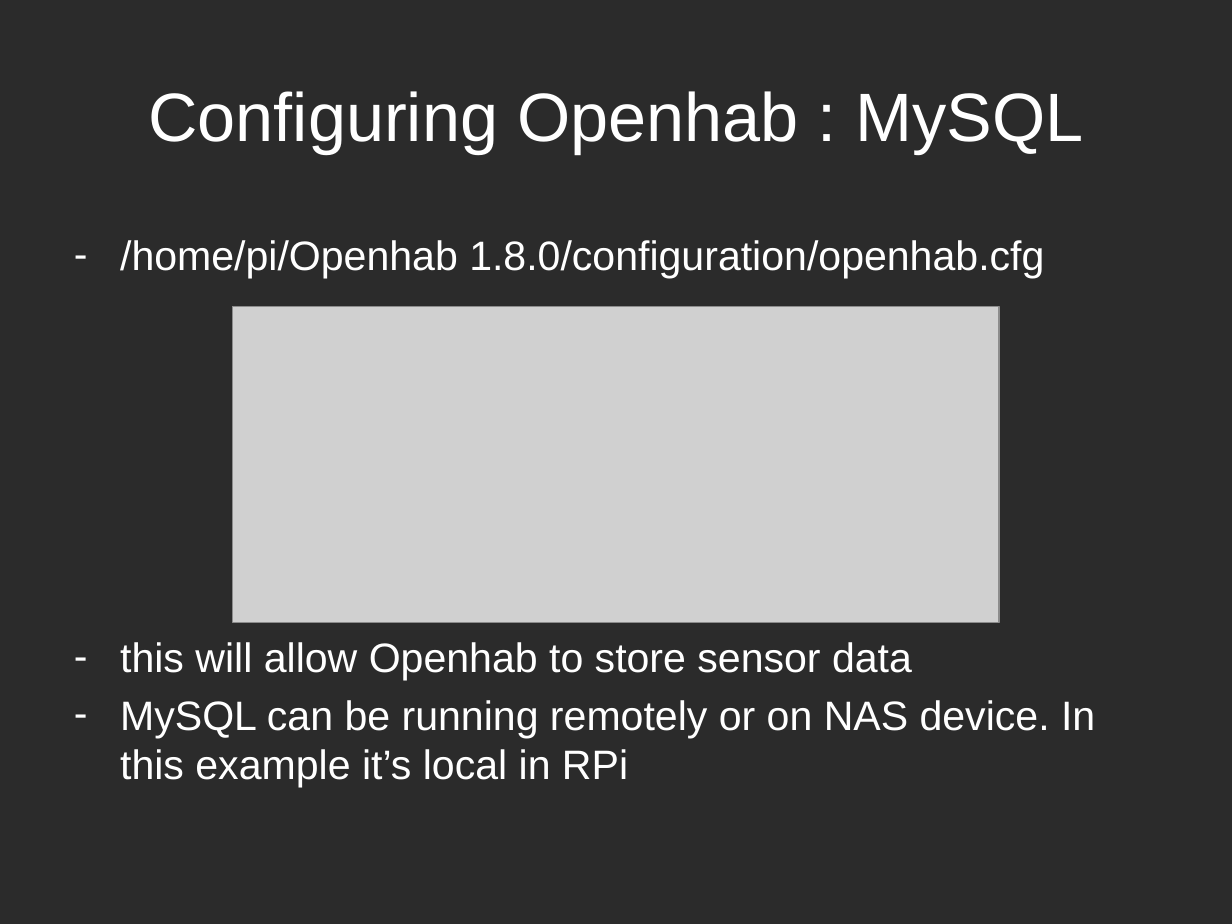
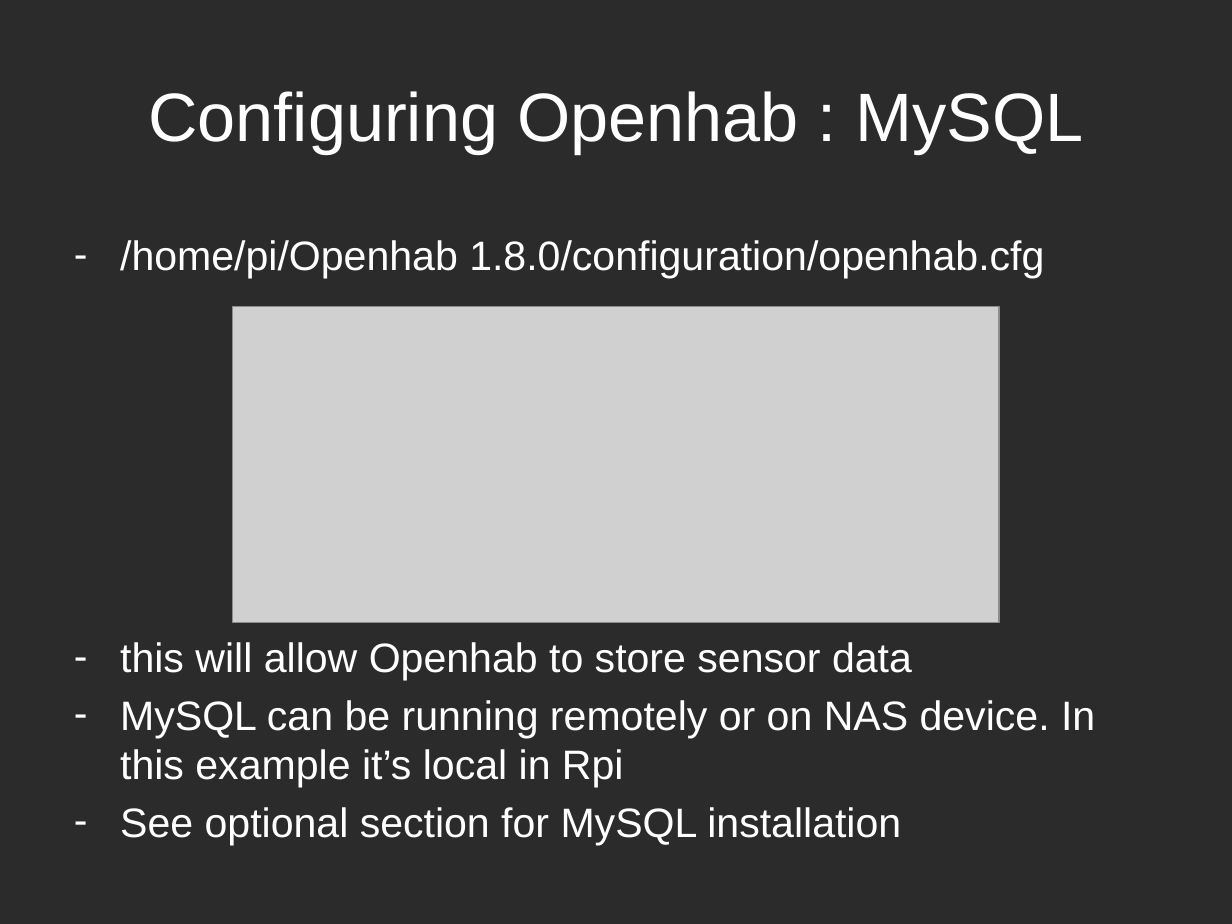
Before and after one commit to WSNhub/WSN-at-Work, a slide deck: slide 18 of workshop2x/WSNatwork - workshop2.pptx (slide 16 before the commit). Drawn at 1232x924 pixels with LibreOffice and Linux fonts; fonts in the diff are those of the drawing; grey boxes stand for pictures; background and template pictures are left out; a plain dark background stands for a picture behind light text. Boxes give left, top, right and bottom in pixels: in the first picture for what was removed or moved away, otherwise in the second. Text is boxed around its words. In the diff, an @@ line names an element or a change of style, - is before the commit and + after.

Commit message:
Updated workshop2.x

```diff
--- a/workshop2x/WSNatwork - workshop2.pptx
+++ b/workshop2x/WSNatwork - workshop2.pptx
@@ text at bbox=[120, 700, 1095, 845]: text changed @@
-– MySQL can be running remotely or on NAS device. In this example it’s local in RPi
+– MySQL can be running remotely or on NAS device. In this example it’s local in Rpi
+– See optional section for MySQL installation
```
Also in this commit, not shown: 3 other slides changed, 11 slides added.
